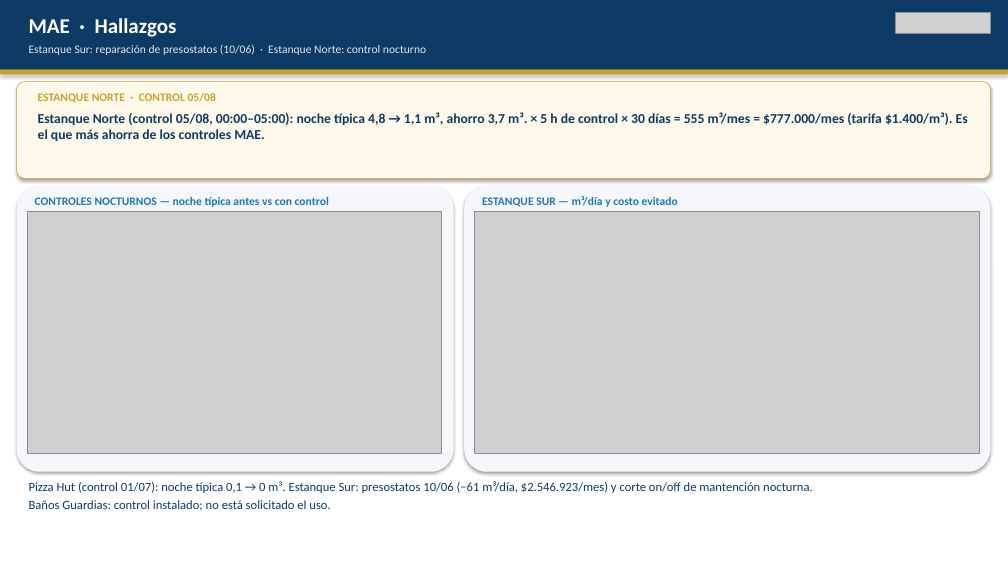
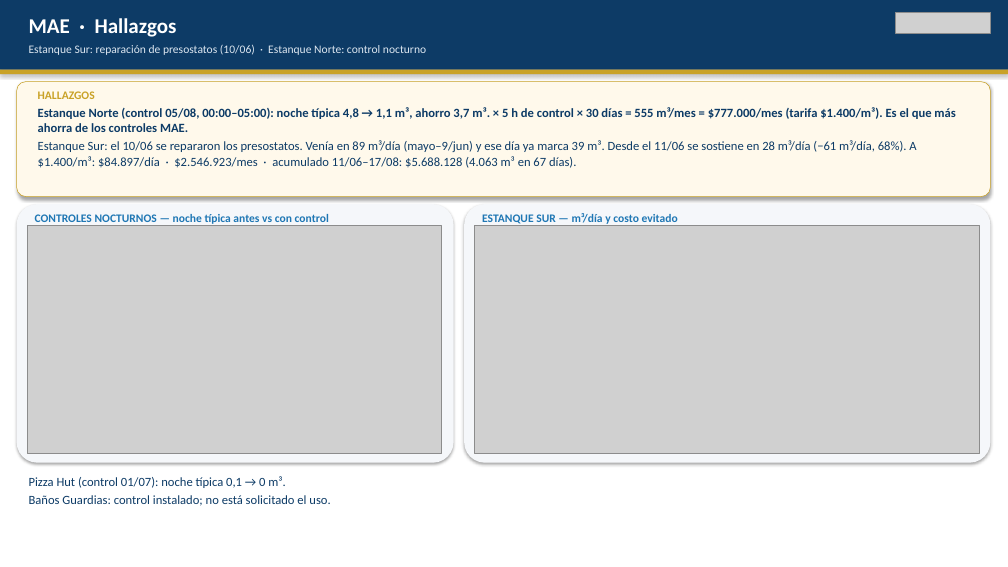
Before and after one commit to anibaloperacionesWes/wes-scripts, a slide deck: slide 3 of reports/Parque_Arauco/TMP_7MALLS/entrega_diego_anibal/Recorrido_ejecutivo_PA_MAE_20260817.pptx. Drawn at 1008x567 pixels with LibreOffice and Linux fonts; fonts in the diff are those of the drawing; grey boxes stand for pictures. Boxes give left, top, right and bottom in pixels: in the first picture for what was removed or moved away, otherwise in the second. Text is boxed around its words. In the diff, an @@ line names an element or a change of style, - is before the commit and + after.

```diff
--- a/reports/Parque_Arauco/TMP_7MALLS/entrega_diego_anibal/Recorrido_ejecutivo_PA_MAE_20260817.pptx
+++ b/reports/Parque_Arauco/TMP_7MALLS/entrega_diego_anibal/Recorrido_ejecutivo_PA_MAE_20260817.pptx
@@ rounded rectangle: place and size @@
-rounded rectangle at box(17, 82, 991, 178)
+rounded rectangle at box(17, 82, 991, 197)
@@ text at box(38, 107, 955, 132): size 13 to 12 pt in "Estanque Norte (control 05/08, 00:00–05:00): noche típica ..." @@
@@ text at box(38, 91, 95, 99): text changed @@
-ESTANQUE NORTE · CONTROL 05/08
+HALLAZGOS
@@ text at box(38, 140, 916, 168): paragraph added @@
+Estanque Sur: el 10/06 se repararon los presostatos. Venía en 89 m³/día (mayo–9/jun) y ese día ya marca 39 m³. Desde el 11/06 se sostiene en 28 m³/día (−61 m³/día, 68%). A $1.400/m³: $84.897/día · $2.546.923/mes · acumulado 11/06–17/08: $5.688.128 (4.063 m³ en 67 días).
@@ rounded rectangle: place and size @@
-rounded rectangle at box(17, 186, 454, 472)
+rounded rectangle at box(17, 204, 454, 463)
@@ text "CONTROLES NOCTURNOS — noche típica ...": place and size @@
-text "CONTROLES NOCTURNOS — noche típica ..." at box(35, 197, 329, 207)
+text "CONTROLES NOCTURNOS — noche típica ..." at box(35, 214, 329, 224)
@@ rounded rectangle: place and size @@
-rounded rectangle at box(464, 186, 991, 472)
+rounded rectangle at box(464, 204, 991, 463)
@@ text "ESTANQUE SUR — m³/día y ...": place and size @@
-text "ESTANQUE SUR — m³/día y ..." at box(482, 196, 678, 207)
+text "ESTANQUE SUR — m³/día y ..." at box(482, 213, 678, 224)
@@ picture: place and size @@
-picture at box(27, 212, 442, 454)
+picture at box(27, 225, 442, 454)
@@ picture: place and size @@
-picture at box(475, 212, 980, 454)
+picture at box(475, 225, 980, 454)
@@ text at box(29, 476, 285, 488): text changed @@
-Pizza Hut (control 01/07): noche típica 0,1 → 0 m³. Estanque Sur: presostatos 10/06 (−61 m³/día, $2.546.923/mes) y corte on/off de mantención nocturna.
+Pizza Hut (control 01/07): noche típica 0,1 → 0 m³.
```
Also in this commit, not shown: 5 other slides changed, 1 other file.
